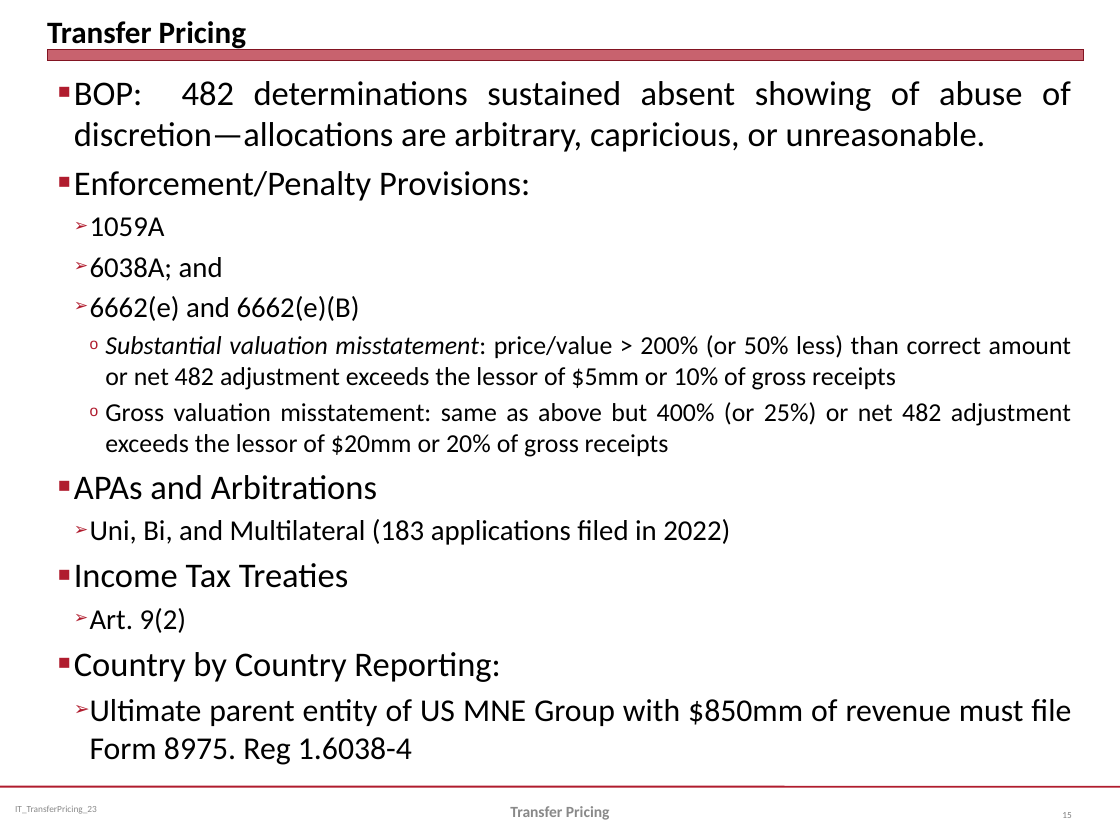
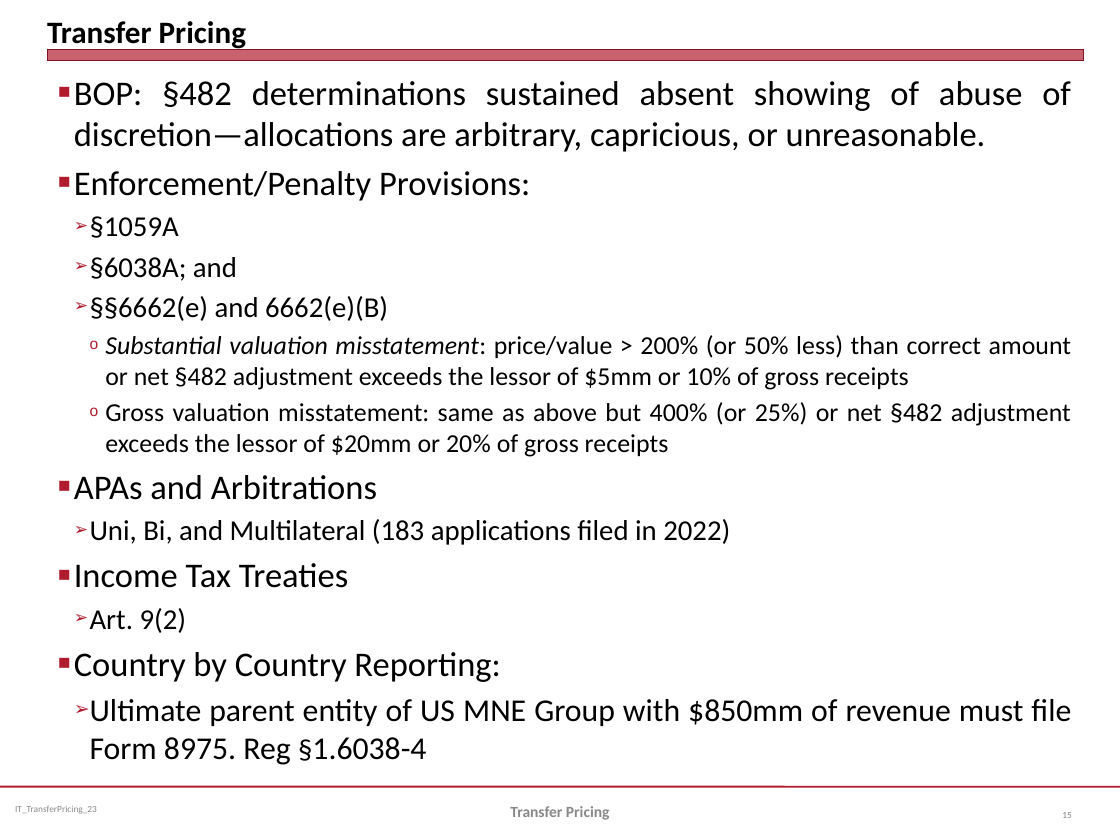
Before and after one commit to jmc877/International-Tax, a slide deck: slide 15 of slides/IT_TransferPricing_2023.pptx. Drawn at 1120x840 pixels with LibreOffice and Linux fonts; fonts in the diff are those of the drawing. Boxes give left, top, right and bottom in pixels: in the first picture for what was removed or moved away, otherwise in the second. Text is boxed around its words. In the diff, an @@ line names an element or a change of style, - is before the commit and + after.

```diff
--- a/slides/IT_TransferPricing_2023.pptx
+++ b/slides/IT_TransferPricing_2023.pptx
@@ text at bbox=[74, 81, 1071, 152]: text changed @@
-■ BOP: 482 determinations sustained absent showing of abuse of discretion—allocations are arbitrary, capricious, or unreasonable.
+■ BOP: §482 determinations sustained absent showing of abuse of discretion—allocations are arbitrary, capricious, or unreasonable.
@@ text at bbox=[90, 216, 1071, 457]: text changed @@
-  ➢ 1059A
-  ➢ 6038A; and
-  ➢ 6662(e) and 6662(e)(B)
-    o Substantial valuation misstatement: price/value > 200% (or 50% less) than correct amount or net 482 adjustment exceeds the lessor of $5mm or 10% of gross receipts
-    o Gross valuation misstatement: same as above but 400% (or 25%) or net 482 adjustment exceeds the lessor of $20mm or 20% of gross receipts
+  ➢ §1059A
+  ➢ §6038A; and
+  ➢ §§6662(e) and 6662(e)(B)
+    o Substantial valuation misstatement: price/value > 200% (or 50% less) than correct amount or net §482 adjustment exceeds the lessor of $5mm or 10% of gross receipts
+    o Gross valuation misstatement: same as above but 400% (or 25%) or net §482 adjustment exceeds the lessor of $20mm or 20% of gross receipts
@@ text at bbox=[90, 699, 1071, 765]: text changed @@
-  ➢ Ultimate parent entity of US MNE Group with $850mm of revenue must file Form 8975. Reg 1.6038-4
+  ➢ Ultimate parent entity of US MNE Group with $850mm of revenue must file Form 8975. Reg §1.6038-4
```
Also in this commit, not shown: 4 other slides changed, 1 slide added, 1 slide removed, 1 other file.
